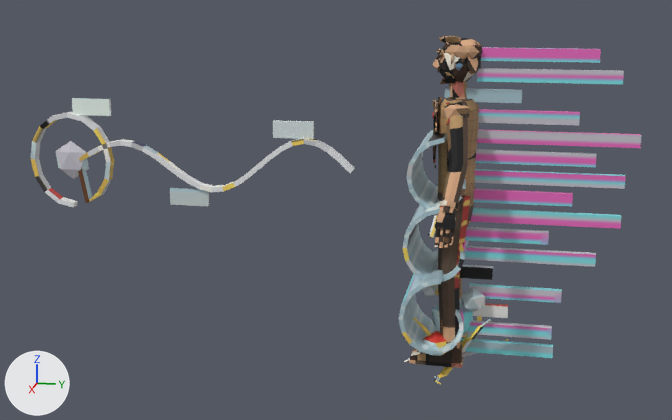
What one commit did to the glTF model public/assets/fighters/dale.glb.
Before and after are seen from a 50 mm lens placed at (5.21, 0.35, 2.17), pointed at (-0.01, -0.7, 0.86). The axes (+X, +Y, +Z) are drawn at lower left. The lights are the same throughout. The older version comes first. Vertices at exactly the same position are counted once.

The scene before the commit, as lines of its bpy script (objects in view):
```python
ob_dale_body_001 = bpy.data.objects.new('dale_body.001', me_dale_body)
ob_dale_body_001.location = (0.0, 0.0, 0.0)
ob_fx_cold_front = bpy.data.objects.new('fx_cold_front', me_fx_cold_front)
ob_fx_cold_front.location = (0.0, 0.0, 0.0)
ob_fx_hail = bpy.data.objects.new('fx_hail', me_fx_hail)
ob_fx_hail.location = (0.0, 0.0, 0.0)
ob_fx_heat_lightning = bpy.data.objects.new('fx_heat_lightning', me_fx_heat_lightning)
ob_fx_heat_lightning.location = (0.0, 0.0, 0.0)
ob_fx_isobar_lasso = bpy.data.objects.new('fx_isobar_lasso', me_fx_isobar_lasso)
ob_fx_isobar_lasso.location = (0.0, 0.0, 0.0)
ob_fx_tape_skip = bpy.data.objects.new('fx_tape_skip', me_fx_tape_skip)
ob_fx_tape_skip.location = (0.0, 0.0, 0.0)
```
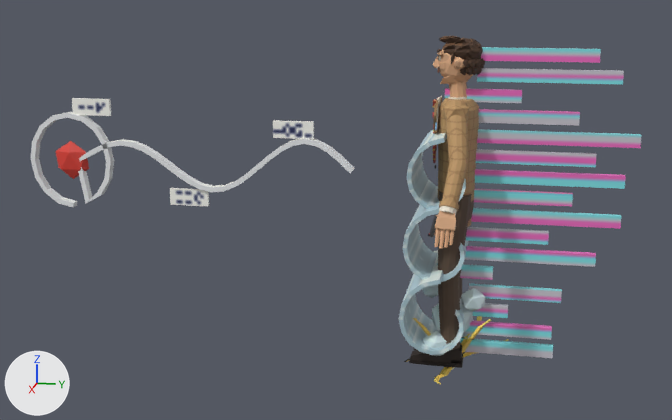
What differs and where, as boxes (x1, y1, x2, y2) in the pictures (672 x 420 px; the box of a moved part takes in the faces that stretch with it):
'dale_body.001', reshaped
    before: (409, 36, 483, 368)
    after: (409, 36, 485, 368)
part 1 of me_dale_body, added
    after: (472, 67, 478, 75)
part 2 of me_dale_body, added
    after: (468, 59, 476, 68)
part 3 of me_dale_body, added
    after: (456, 45, 469, 50)
part 4 of me_dale_body, moved or reshaped
    before: (438, 82, 479, 350)
    after: (437, 59, 485, 350)
part 5 of me_dale_body, surface changed
    both: (409, 36, 483, 368)
part 6 of me_fx_cold_front, surface changed
    both: (402, 130, 468, 354)
part 7 of me_fx_hail, surface changed
    both: (423, 284, 485, 356)
part 8 of me_fx_isobar_lasso, surface changed
    both: (31, 98, 331, 207)
part 9 of me_fx_tape_skip, surface changed
    both: (437, 47, 642, 358)

What the commit changed:
me_dale_body is used by ob_dale_body_001; location (0.0, 0.0, 0.0).
me_dale_body had 1868 vertices, 3282 faces and spanned x -0.56..0.56, y -0.23..0.13, z 0.0..1.88.
me_dale_body now has 2528 vertices, 4466 faces and spans x -0.56..0.56, y -0.23..0.13, z 0.0..1.88.
me_dale_body part 1: the loose piece of 16 vertices spanning x 0.08..0.1, y -0.04..-0.02, z 1.73..1.79 is copied, and the copy is multiplied about its middle by the matrix ((0.904, 0.023, 0.378), (0.032, 0.97, -0.134), (-0.378, 0.136, 0.894)), then moved by (-0.03, 0.12, -0.07); it spans x 0.04..0.08, y 0.06..0.1, z 1.67..1.72.
me_dale_body part 2: the loose piece of 16 vertices spanning x 0.01..0.09, y -0.12..0.01, z 1.82..1.87 is copied, and the copy is multiplied about its middle by the matrix ((-0.415, 0.091, 0.01), (-0.009, -0.086, 0.416), (0.091, 0.406, 0.086)), then moved by (0.03, 0.13, -0.11); it spans x 0.07..0.1, y 0.05..0.09, z 1.71..1.76.
me_dale_body part 3: the loose piece of 16 vertices spanning x 0.08..0.1, y -0.04..-0.02, z 1.73..1.79 is copied, and the copy is multiplied about its middle by the matrix ((-1.334, -0.018, -0.389), (-0.39, 0.015, 1.334), (-0.014, 1.39, -0.019)), then moved by (0.0, 0.05, 0.06); it spans x 0.06..0.11, y -0.02..0.05, z 1.79..1.83.
me_dale_body part 4: 223 vertices moved from x -0.52..0.51, y -0.11..0.11, z 0.1..1.65 to x -0.53..0.51, y -0.11..0.11, z 0.1..1.65; 161 vertices removed from x -0.53..0.52, y -0.11..0.11, z 0.1..1.65; 425 vertices added at x -0.53..0.52, y -0.12..0.13, z 0.1..1.76.
me_dale_body part 5: 2573 kept faces spanning x -0.56..0.56, y -0.23..0.13, z 0.0..1.88 get new texture (UV) coordinates.
Other edits to the shape of me_dale_body do not show in these pictures.
me_fx_cold_front has 204 vertices, 516 faces and spans x -0.33..0.33, y -0.282..0.077, z 0.096..1.366.
me_fx_cold_front is used by ob_fx_cold_front; location (0.0, 0.0, 0.0).
me_fx_cold_front part 6: texture (UV) coordinates of 408 of 516 faces, centred in x -0.288..0.288, y -0.277..0.076, z 0.099..1.358, changed; they spanned u 0.01..0.99, v 0.01..0.97 and now span u 0.01..0.99, v 0.01..0.97.
me_fx_hail has 60 vertices, 100 faces and spans x -0.219..0.2, y -0.19..0.188, z 0.039..0.463.
me_fx_hail is used by ob_fx_hail; location (0.0, 0.0, 0.0).
me_fx_hail part 7: texture (UV) coordinates of 100 of 100 faces, centred in x -0.208..0.19, y -0.182..0.179, z 0.069..0.44, changed; they spanned u 0.01..0.8, v 0.01..0.77 and now span u 0.01..0.77, v 0.01..0.8.
me_fx_isobar_lasso has 200 vertices, 478 faces and spans x -0.04..0.04, y -2.62..-0.59, z 0.81..1.48.
me_fx_isobar_lasso is used by ob_fx_isobar_lasso; location (0.0, 0.0, 0.0).
me_fx_isobar_lasso part 8: texture (UV) coordinates of 282 of 478 faces, centred in x -0.03..0.03, y -2.61..-0.7, z 0.82..1.48, changed; they spanned u 0.01..0.97, v 0.01..0.97 and now span u 0.03..0.97, v 0.01..0.97.
me_fx_tape_skip has 128 vertices, 192 faces and spans x -0.02..0.02, y -0.1..0.98, z 0.05..1.82.
me_fx_tape_skip is used by ob_fx_tape_skip; location (0.0, 0.0, 0.0).
me_fx_tape_skip part 9: texture (UV) coordinates of 154 of 192 faces, centred in x -0.02..0.02, y -0.1..0.98, z 0.07..1.82, changed; they spanned u 0.01..0.76, v 0.01..0.91 and now span u 0.01..0.76, v 0.01..0.91.
